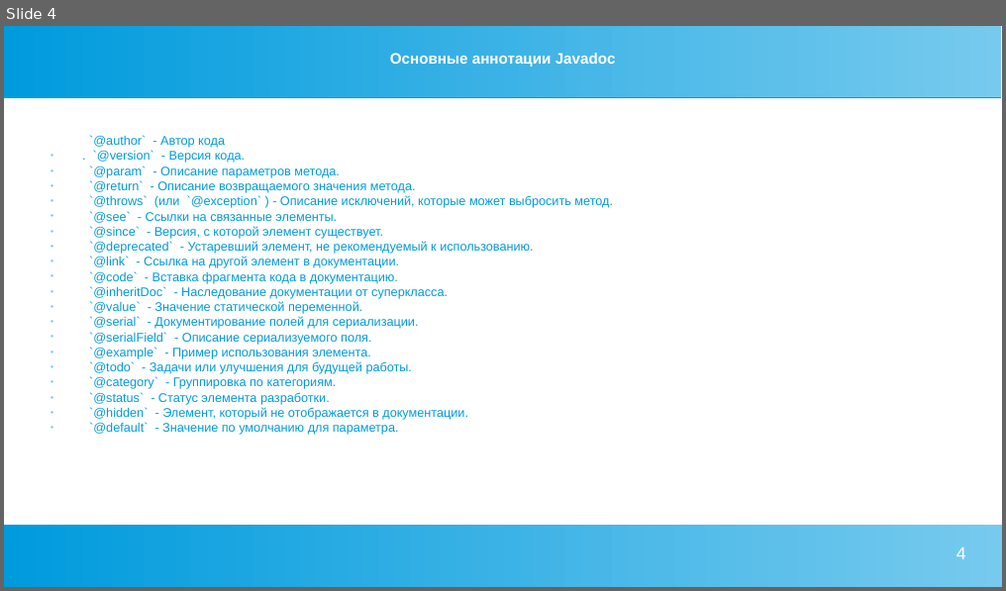
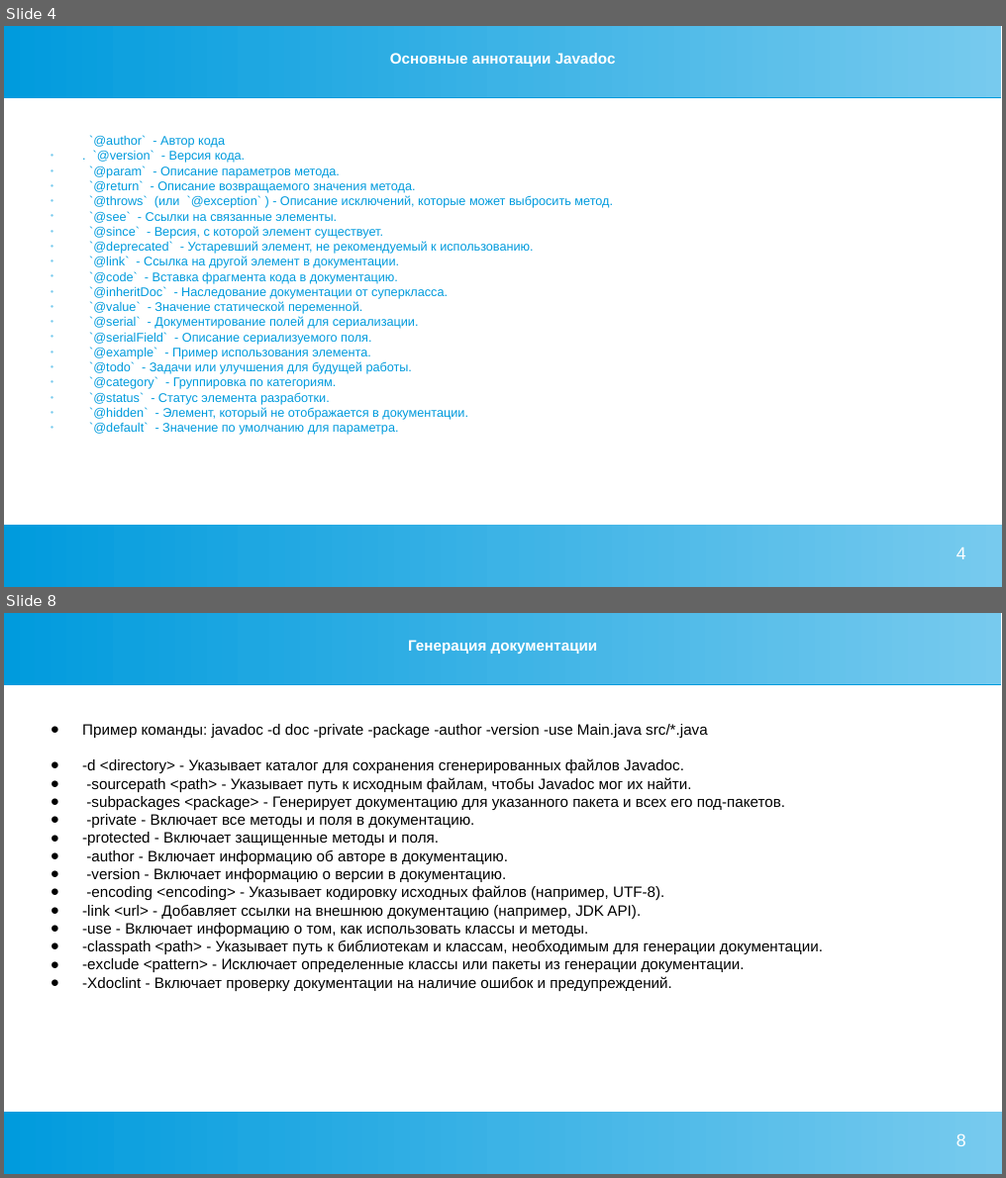
Before and after one commit to royalistofficial/java, a slide deck: доклад/javadoc.pptx. Shown one above the other, each under a label of ours: slide 4 before the commit, slides 4 and 8 after it; the slides between them are not shown. The pictures are 1006x591 and 1006x1178 pixels, drawn with LibreOffice and Linux fonts; fonts in the diff are those of the drawing. Boxes give left, top, right and bottom in pixels: in the first picture for what was removed or moved away, otherwise in the second. Text is boxed around its words. In the diff, an @@ line names an element or a change of style, - is before the commit and + after.

```diff
--- a/доклад/javadoc.pptx
+++ b/доклад/javadoc.pptx
@@ slide 8 added at [4,613,1002,1174], background #FFFFFF; not listed: 2 template elements that a slide beside it also shows @@
@@ title added at [408,640,598,654], 12 pt, text #FFFFFF, bold @@
+Генерация документации
@@ text added at [82,724,823,991], 12 pt, text #000000 @@
+● Пример команды: javadoc -d doc -private -package -author -version -use Main.java src/*.java
+● -d <directory> - Указывает каталог для сохранения сгенерированных файлов Javadoc.
+● -sourcepath <path> - Указывает путь к исходным файлам, чтобы Javadoc мог их найти.
+● -subpackages <package> - Генерирует документацию для указанного пакета и всех его под-пакетов.
+● -private - Включает все методы и поля в документацию.
+● -protected - Включает защищенные методы и поля.
+● -author - Включает информацию об авторе в документацию.
+● -version - Включает информацию о версии в документацию.
+● -encoding <encoding> - Указывает кодировку исходных файлов (например, UTF-8).
+● -link <url> - Добавляет ссылки на внешнюю документацию (например, JDK API).
+● -use - Включает информацию о том, как использовать классы и методы.
+● -classpath <path> - Указывает путь к библиотекам и классам, необходимым для генерации документации.
+● -exclude <pattern> - Исключает определенные классы или пакеты из генерации документации.
+● -Xdoclint - Включает проверку документации на наличие ошибок и предупреждений.
@@ page number added at [956,1134,966,1147], 14 pt, text #FFFFFF @@
+8
```
Also in this commit, not shown: 3 slides changed, 5 other slides added, 1 slide removed, 4 other files.
